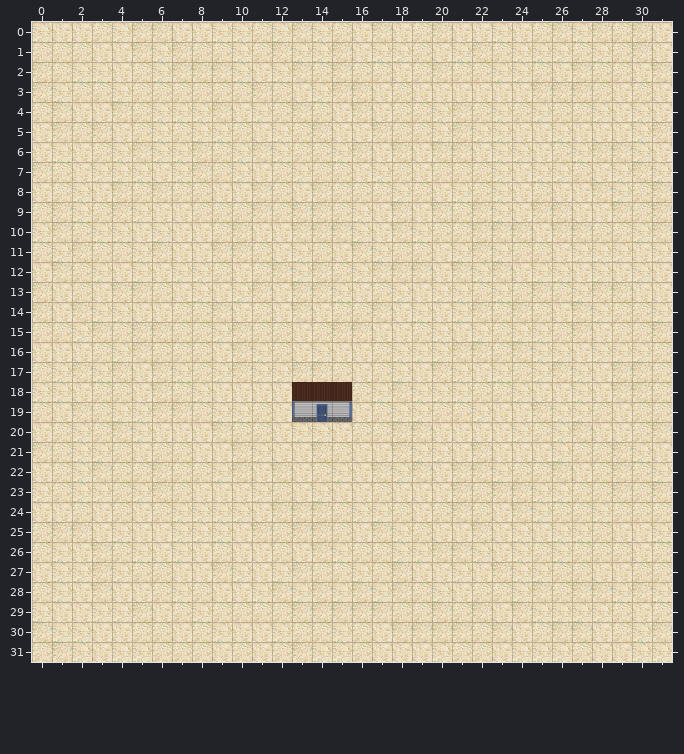
Two versions of a level (Tiled map, Assets/Art/TiledMaps/test1.tmx). Above: the version before the commit.
Cells are 32x32 px. Shown: x 0..31, y 0..31.
Now the later version:
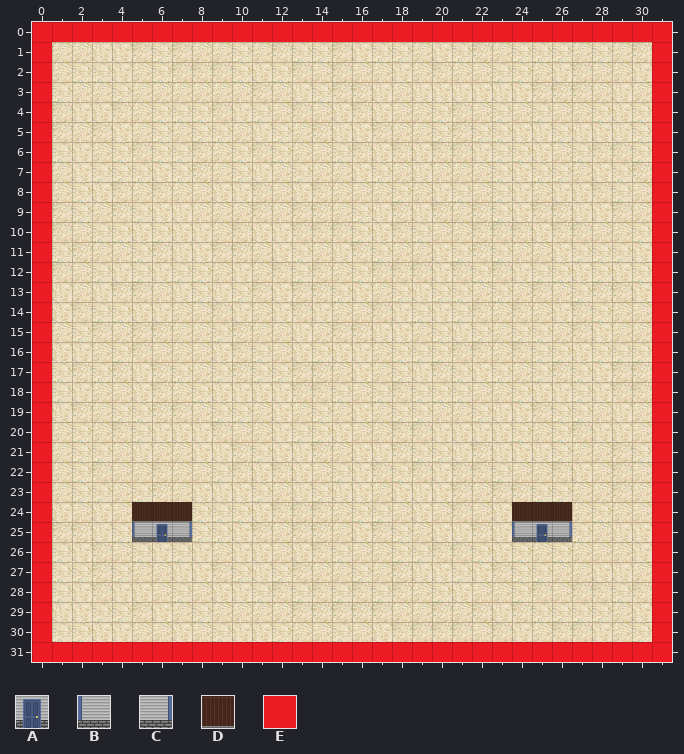
Key: from "32_building_blocks": A 22, B 30, C 31, D 46; from "collision_mask_1": E 0.
_ is an empty cell.
Tiles of an added or newly shown layer are drawn over the layers below it.
The exact change:
Layer "Mask" (added):
Tile E now appears in row 0 at x 0 to 31; in rows 1 to 30 at x 0 and 31; in row 31 at x 0 to 31.
Layer "Building":
Tile A now appears in row 25 at x 6 and 25.
Tile B now appears in row 25 at x 5 and 24.
Tile C now appears in row 25 at x 7 and 26.
Tile D now appears in row 24 at x 5 to 7 and 24 to 26.
The edit erases tile A in row 19 at x 14.
The edit erases tile B in row 19 at x 13.
The edit erases tile C in row 19 at x 15.
The edit erases tile D in row 18 at x 13 to 15.
